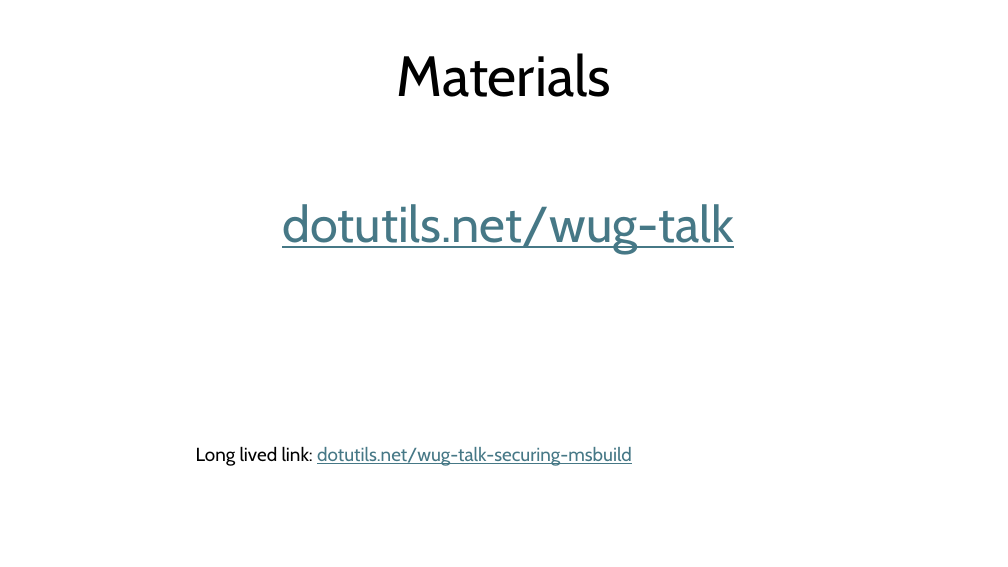
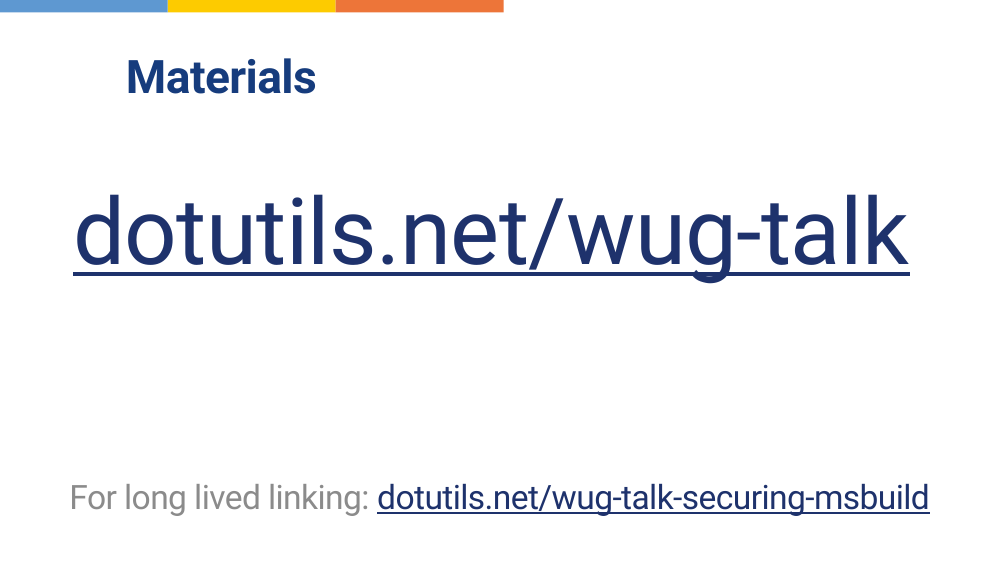
Before and after one commit to dotutils/securing-msbuild, a slide deck: slide 2 of Doc/MSBuildSecurity.pptx (slide 3 before the commit). Drawn at 1008x567 pixels with LibreOffice and Linux fonts; fonts in the diff are those of the drawing. Boxes give left, top, right and bottom in pixels: in the first picture for what was removed or moved away, otherwise in the second. Text is boxed around its words. In the diff, an @@ line names an element or a change of style, - is before the commit and + after.

```diff
--- a/Doc/MSBuildSecurity.pptx
+++ b/Doc/MSBuildSecurity.pptx
@@ rectangle added at box(0, 0, 168, 13), fill #5E98D1 @@
@@ rectangle added at box(168, 0, 336, 13), fill #FDCB00 @@
@@ rectangle added at box(336, 0, 504, 13), fill #ED7539 @@
@@ title "Materials" at box(126, 58, 317, 94): size 54 to 44 pt, font Cabin to Roboto, text colour #000000 to #163C7D, letter spacing 0 to -0.6 pt, bold on; alignment centre to left; line spacing 0.9 to 1; vertical alignment bottom to middle @@
@@ subtitle "dotutils.net/wug-talk" at box(73, 194, 909, 284): size 48 to 88 pt, font Cabin to Roboto, text colour #467886 to #1E326C, letter spacing 0 to -0.6 pt; alignment centre to left; line spacing 0.9 to 1; more space between paragraphs; vertical alignment top to bottom @@
@@ text "For long lived linking: dotutils.net/wug-talk-securing-msbui ..." at box(69, 483, 930, 516): vertical alignment top to bottom @@
@@ text at box(69, 483, 930, 516): text changed; size 18 to 32 pt; font Cabin to Roboto; text colour #467886 to #1E326C @@
-Long lived link: dotutils.net/wug-talk-securing-msbuild
+For long lived linking: dotutils.net/wug-talk-securing-msbuild
```
Also in this commit, not shown: 14 other slides changed, 1 slide added, 1 other file.
